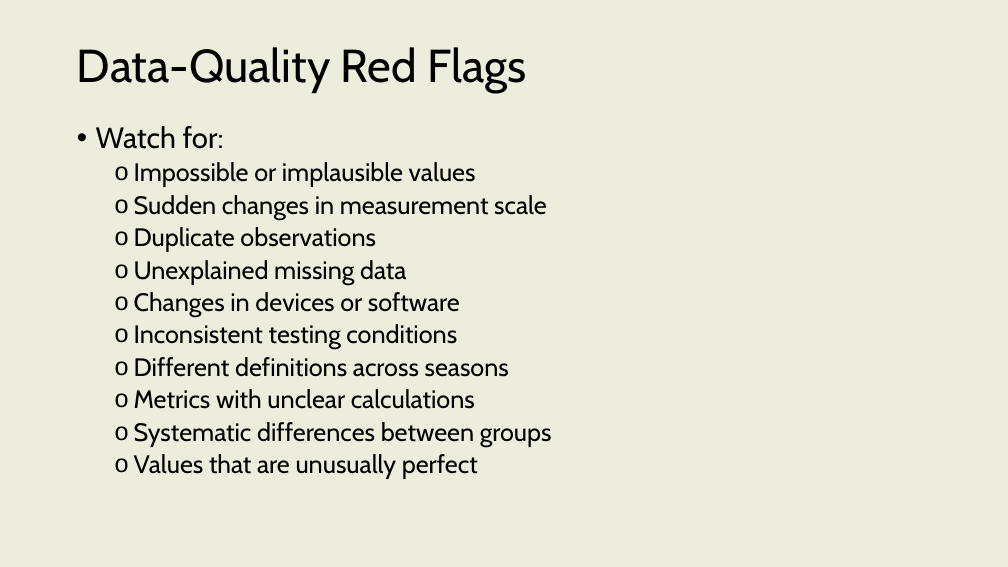
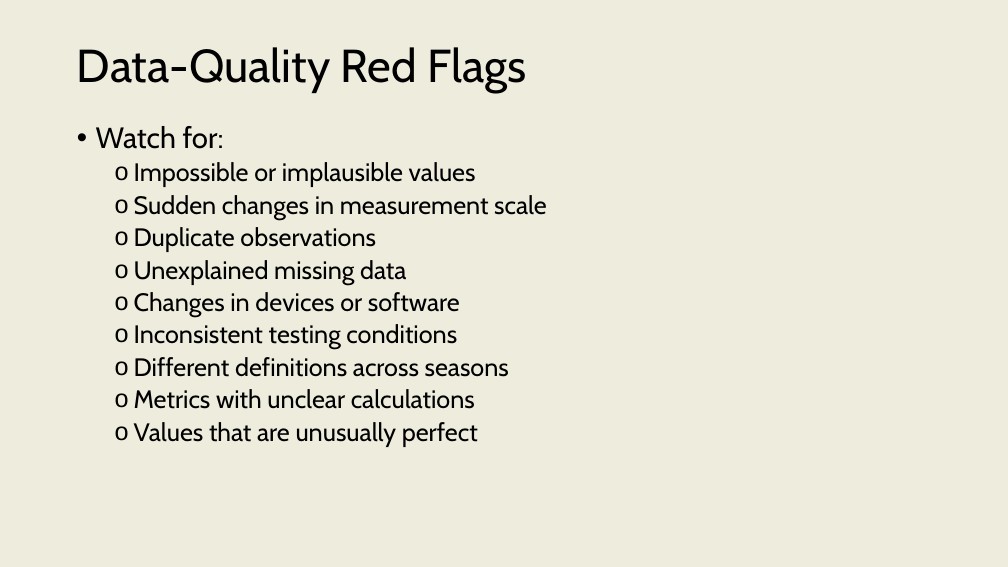
Before and after one commit to onishisaryu/HES-3000-Sports-Data-Analytics, a slide deck: slide 18 of pptx/Lecture5.pptx. Drawn at 1008x567 pixels with LibreOffice and Linux fonts; fonts in the diff are those of the drawing. Boxes give left, top, right and bottom in pixels: in the first picture for what was removed or moved away, otherwise in the second. Text is boxed around its words. In the diff, an @@ line names an element or a change of style, - is before the commit and + after.

```diff
--- a/pptx/Lecture5.pptx
+++ b/pptx/Lecture5.pptx
@@ text at box(134, 422, 552, 447): paragraph removed @@
-  o Systematic differences between groups
```
Also in this commit, not shown: 1 other slide changed.
